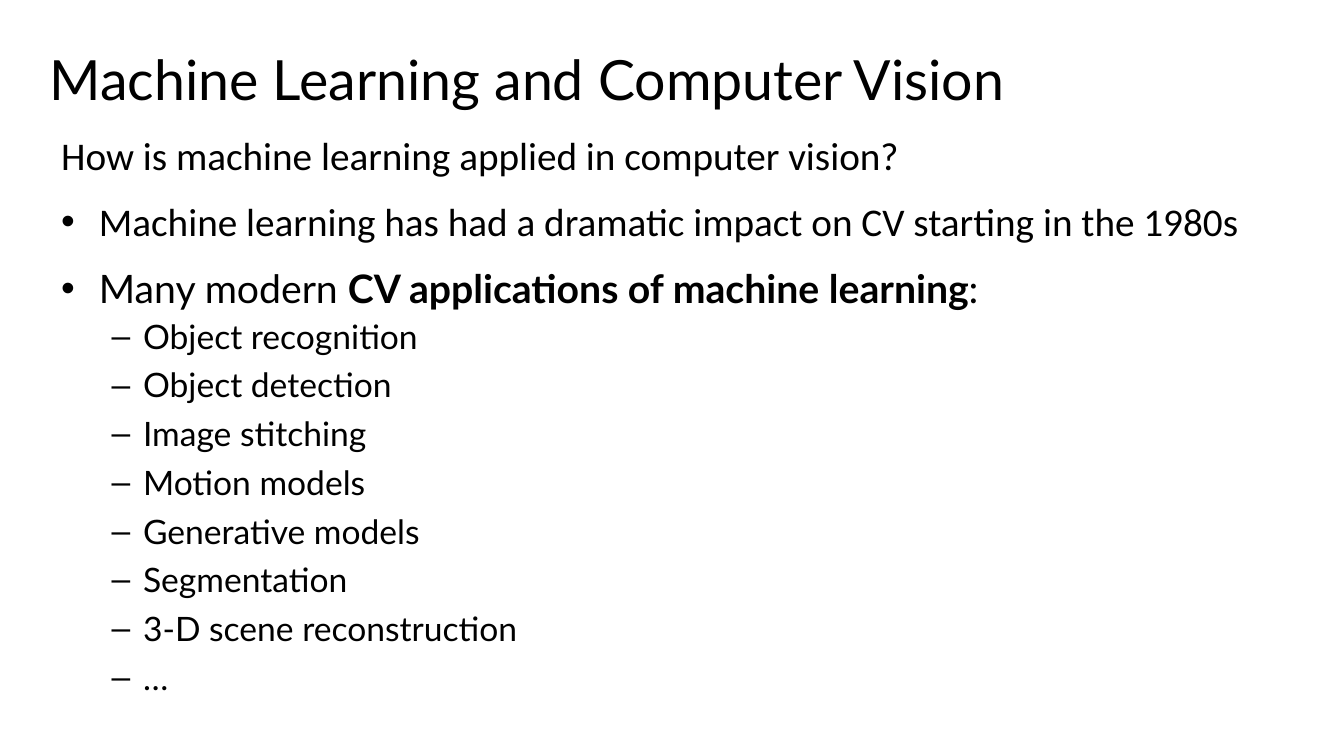
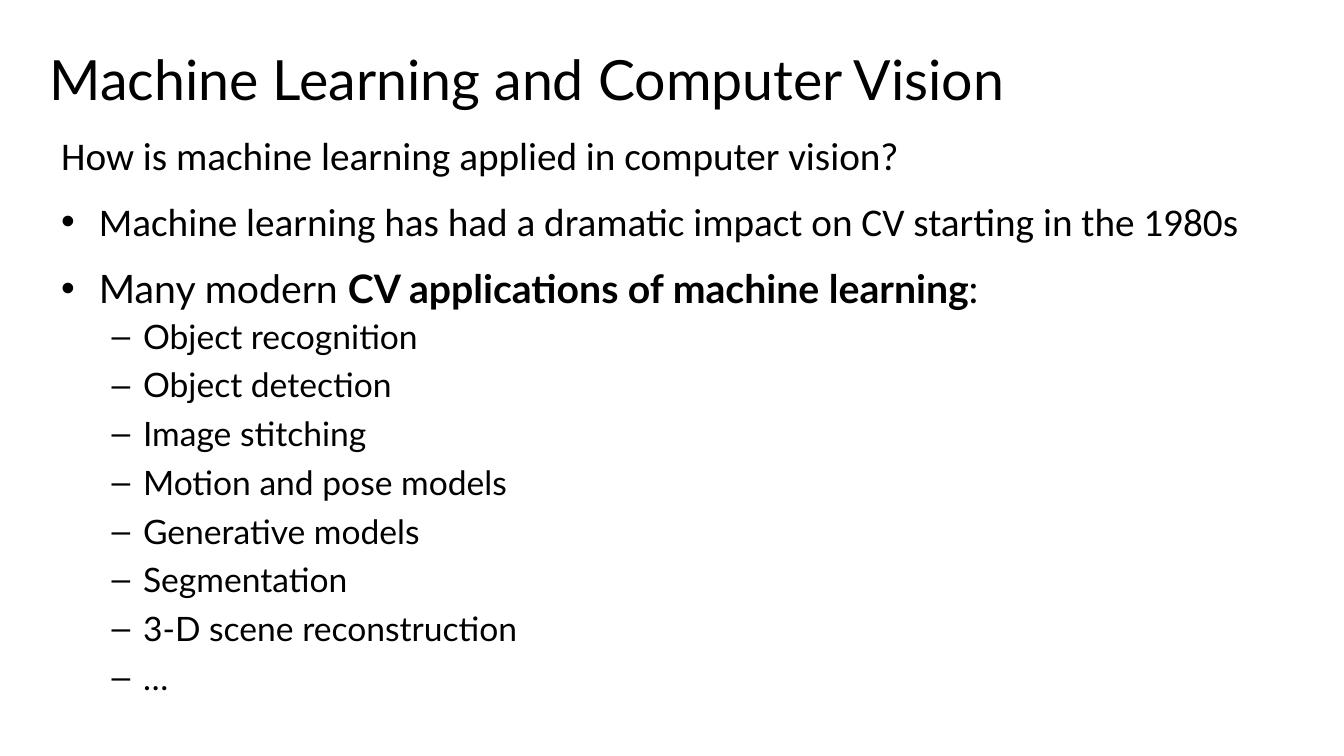
Before and after one commit to StephenElston/CSCI-E25, a slide deck: slide 2 of Slides/4_MachineLearningForCV.pptx. Drawn at 1344x756 pixels with LibreOffice and Linux fonts; fonts in the diff are those of the drawing. Boxes give left, top, right and bottom in pixels: in the first picture for what was removed or moved away, otherwise in the second. Text is boxed around its words. In the diff, an @@ line names an element or a change of style, - is before the commit and + after.

```diff
--- a/Slides/4_MachineLearningForCV.pptx
+++ b/Slides/4_MachineLearningForCV.pptx
@@ text at (x1=143, y1=470, x2=507, y2=501): text changed @@
-  – Motion models
+  – Motion and pose models
```
Also in this commit, not shown: 5 other slides changed.
